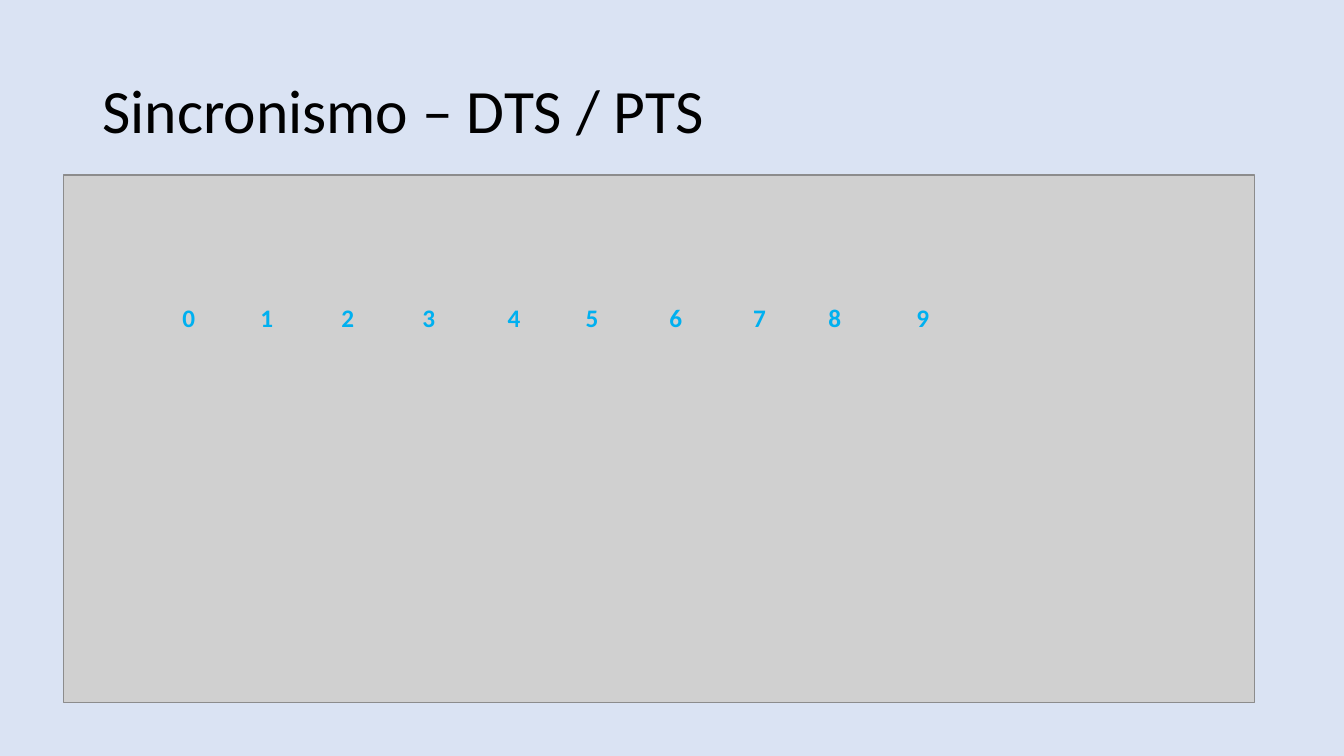
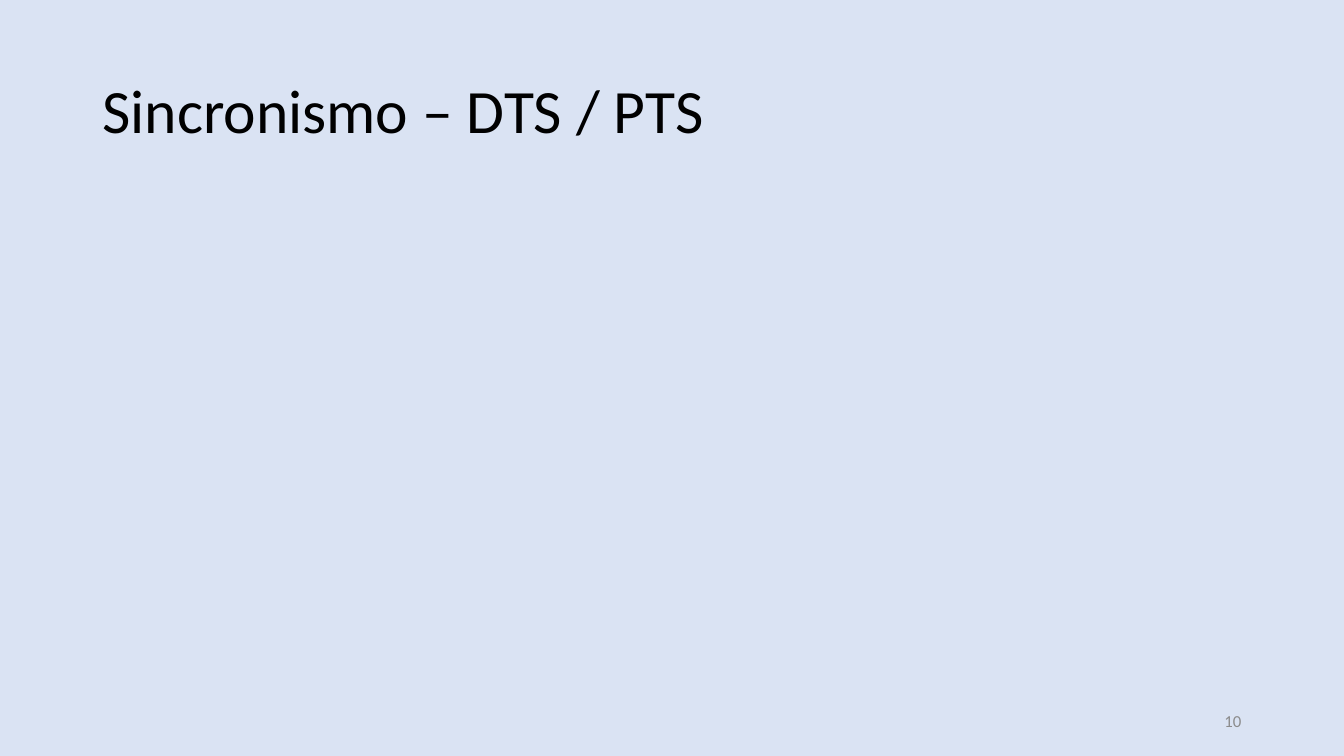
Before and after one commit to nasall2/TCC, a slide deck: slide 10 of relatorio/abntex2-modelos-1.9.2/figuras/apresentacao.pptx. Drawn at 1344x756 pixels with LibreOffice and Linux fonts; fonts in the diff are those of the drawing; grey boxes stand for pictures. Boxes give left, top, right and bottom in pixels: in the first picture for what was removed or moved away, otherwise in the second. Text is boxed around its words. In the diff, an @@ line names an element or a change of style, - is before the commit and + after.

```diff
--- a/relatorio/abntex2-modelos-1.9.2/figuras/apresentacao.pptx
+++ b/relatorio/abntex2-modelos-1.9.2/figuras/apresentacao.pptx
@@ picture removed at (x1=63, y1=175, x2=1254, y2=703) @@
@@ text removed at (x1=182, y1=309, x2=929, y2=327) @@
-0 1 2 3 4 5 6 7 8 9
@@ page number added at (x1=1224, y1=716, x2=1241, y2=727), 12 pt, text #8C8C8C @@
+10
```
Also in this commit, not shown: 18 other slides changed, 4 slides added, 3 slides removed.
